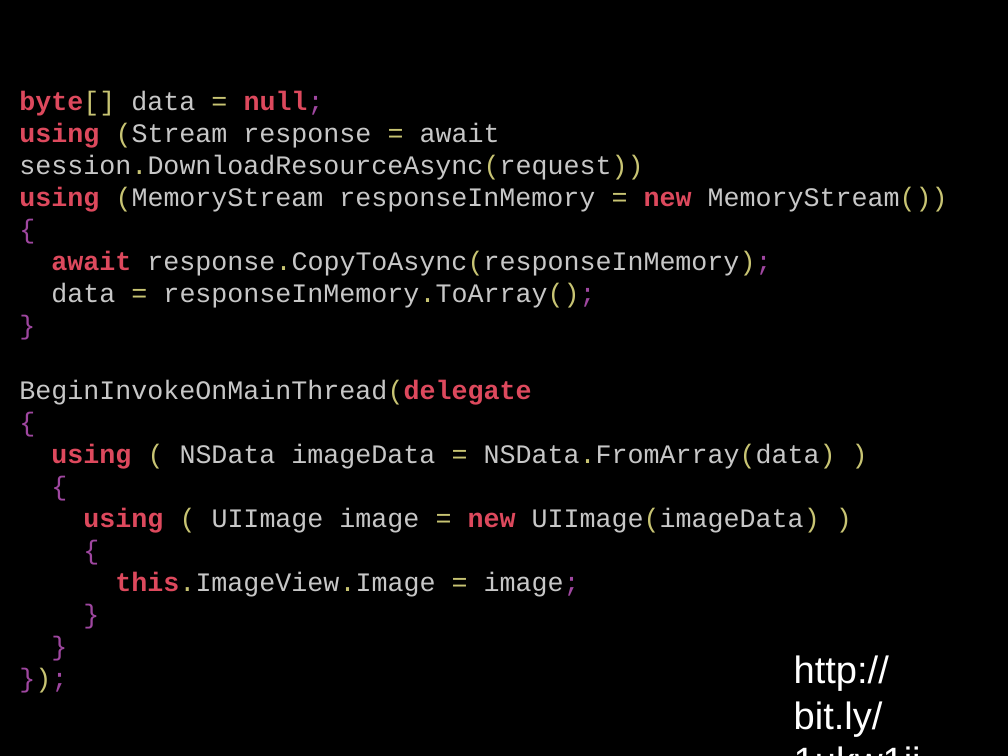
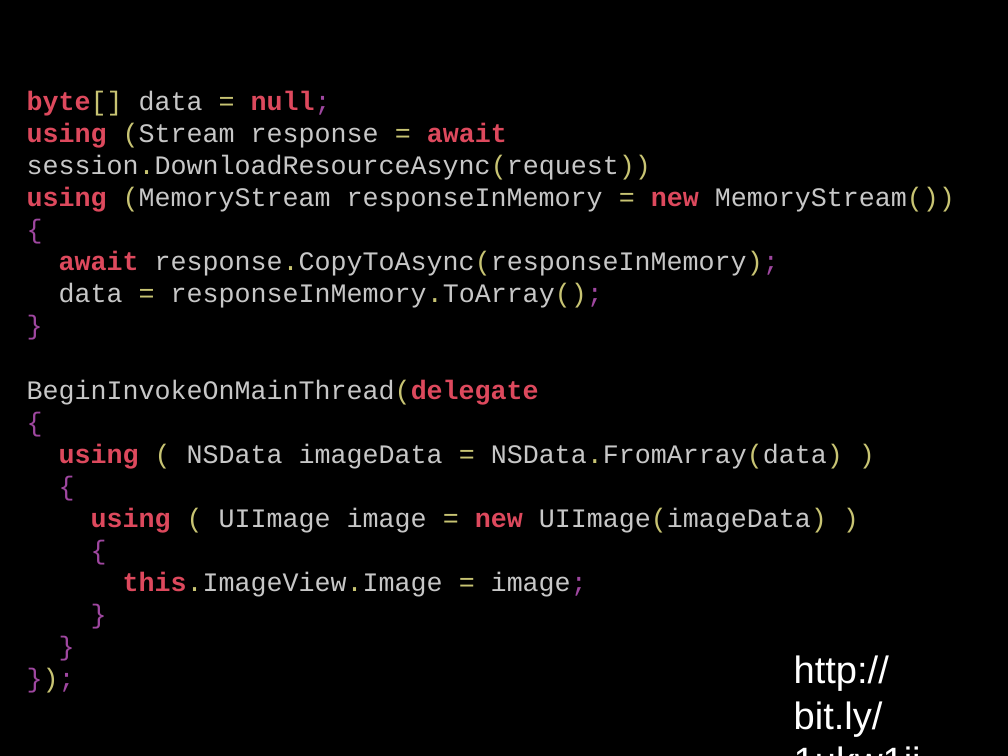
Before and after one commit to dodikk/xamarin-intro-slides, a slide deck: slide 39 of XamarinIntro.odp. Drawn at 1008x756 pixels with LibreOffice and Linux fonts; fonts in the diff are those of the drawing. Boxes give left, top, right and bottom in pixels: in the first picture for what was removed or moved away, otherwise in the second. Text is boxed around its words. In the diff, an @@ line names an element or a change of style, - is before the commit and + after.

```diff
--- a/XamarinIntro.odp
+++ b/XamarinIntro.odp
@@ text "byte[] data = null;": place and size @@
-text "byte[] data = null;" at (19, 92, 948, 597)
+text "byte[] data = null;" at (27, 92, 955, 597)
@@ text at (27, 124, 651, 180): text colour #C7C7C7 to #DD495D, bold on in "await" @@
```
Also in this commit, not shown: 2 other slides changed, 1 other file.
